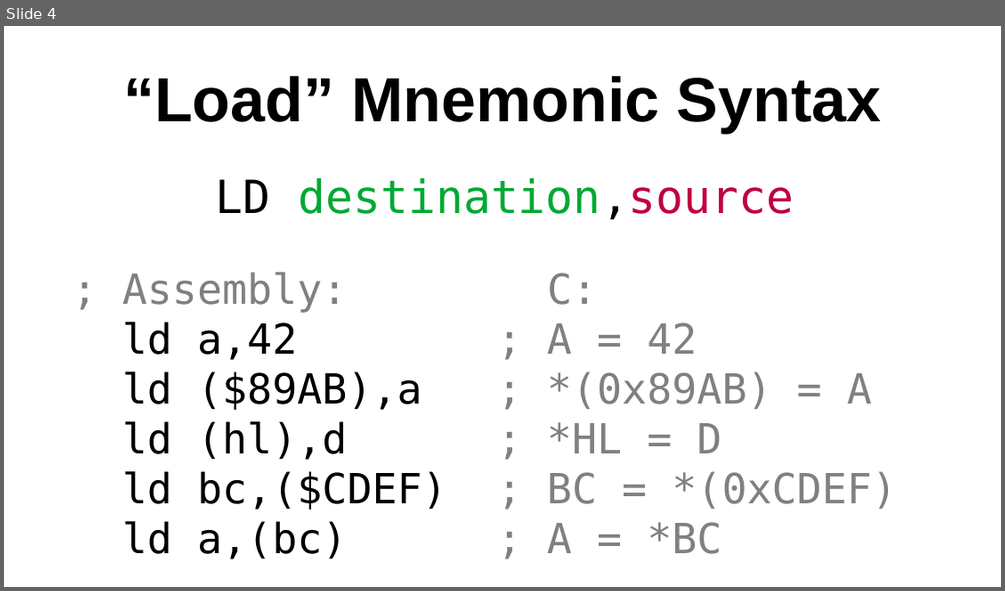
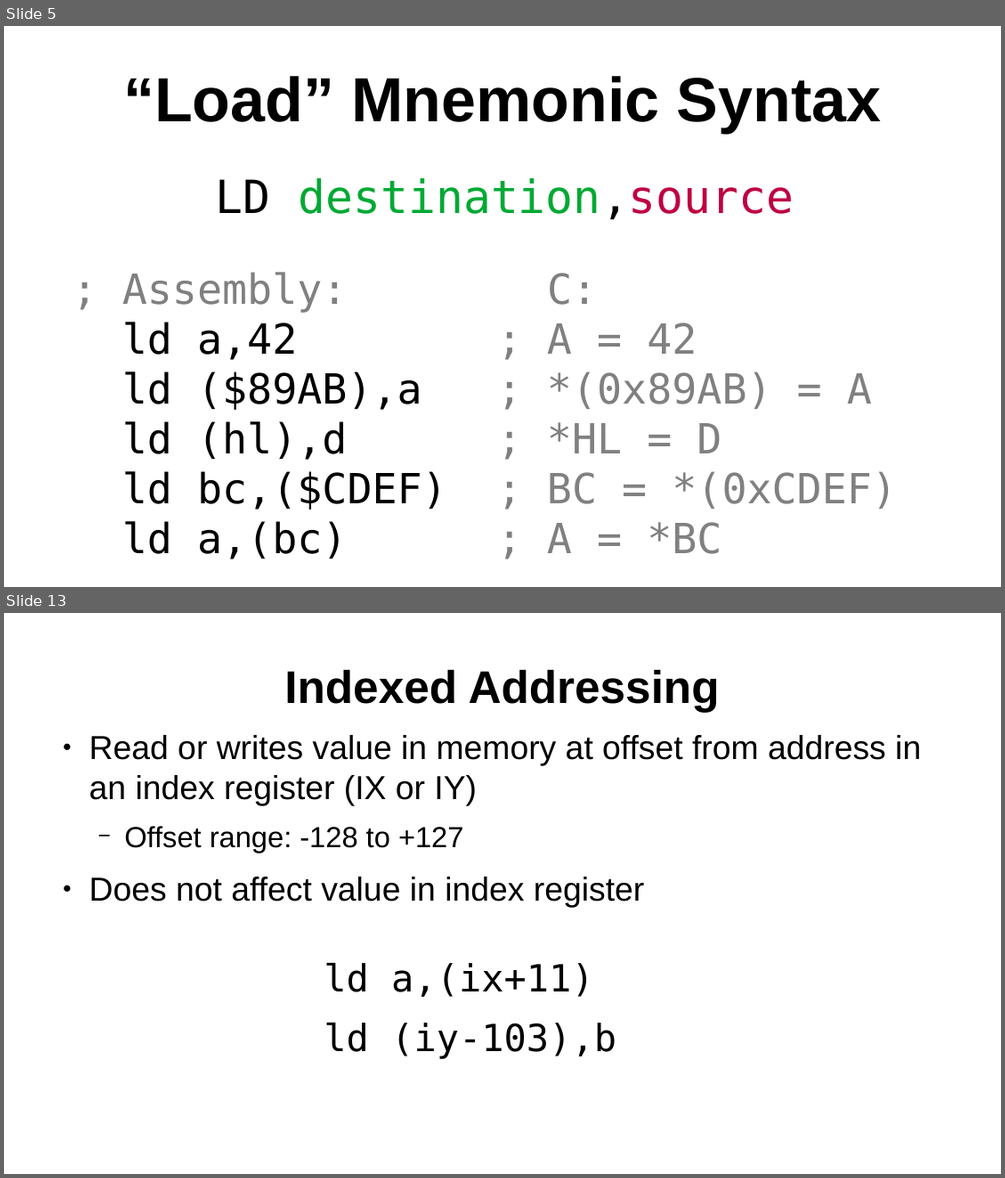
Before and after one commit to SlithyMatt/zxs-assembly-tutorial, a slide deck: Lesson2/Lesson2.odp. Shown one above the other, each under a label of ours: slide 4 before the commit, slides 5 and 13 after it; the slides between them are not shown. The pictures are 1005x591 and 1005x1178 pixels, drawn with LibreOffice and Linux fonts; fonts in the diff are those of the drawing. Boxes give left, top, right and bottom in pixels: in the first picture for what was removed or moved away, otherwise in the second. Text is boxed around its words. In the diff, an @@ line names an element or a change of style, - is before the commit and + after.

```diff
--- a/Lesson2/Lesson2.odp
+++ b/Lesson2/Lesson2.odp
@@ slide 13 added at (4, 613, 1001, 1174), background #FFFFFF @@
@@ title added at (284, 669, 720, 712), 44 pt, text #000000, bold @@
+Indexed Addressing
@@ text added at (89, 735, 921, 1059), 32 pt, text #000000 @@
+● Read or writes value in memory at offset from address in an index register (IX or IY)
+  − Offset range: -128 to +127
+● Does not affect value in index register
+ld a,(ix+11)
+ld (iy-103),b
@@ what was slide 4 is now slide 5 @@
```
Also in this commit, not shown: 2 slides changed, 12 other slides added.
